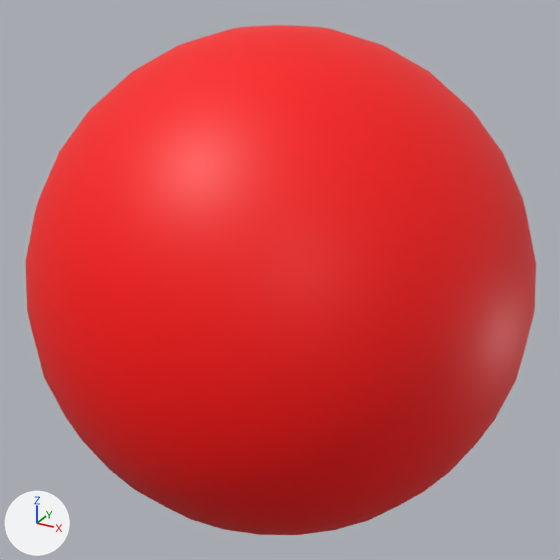
The FBX model GameProject/Content/Meshes/SM_Ball.fbx: old version first, new version second.
One viewpoint serves both versions: a camera (50 mm lens) standing at (1.409, -2.568, 1.283) and looking at (-0.002, -0.001, 0.0). The lights are fixed; the arrows at lower left show +X, +Y and +Z.
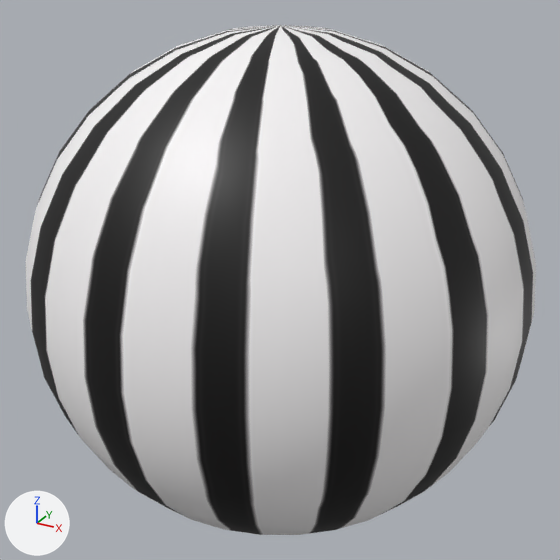
Changed parts and their boxes [x1, y1, x2, y2] in the pictures (560 x 560 px):
'Sphere', surface changed: [26, 25, 536, 535] in both

The change, as a list of edits to the scene's bpy script:
```text
Add img_t_stripes_png:
    img_t_stripes_png = load_image('T_Stripes.png', '../Textures/T_Stripes.png', 626, 417, 'sRGB')
Change mat_m_ball:
    remove mat_m_ball.base_color = (1.0, 0.0, 0.0)  # red #ff0000
    add mat_m_ball.texture = img_t_stripes_png
```
